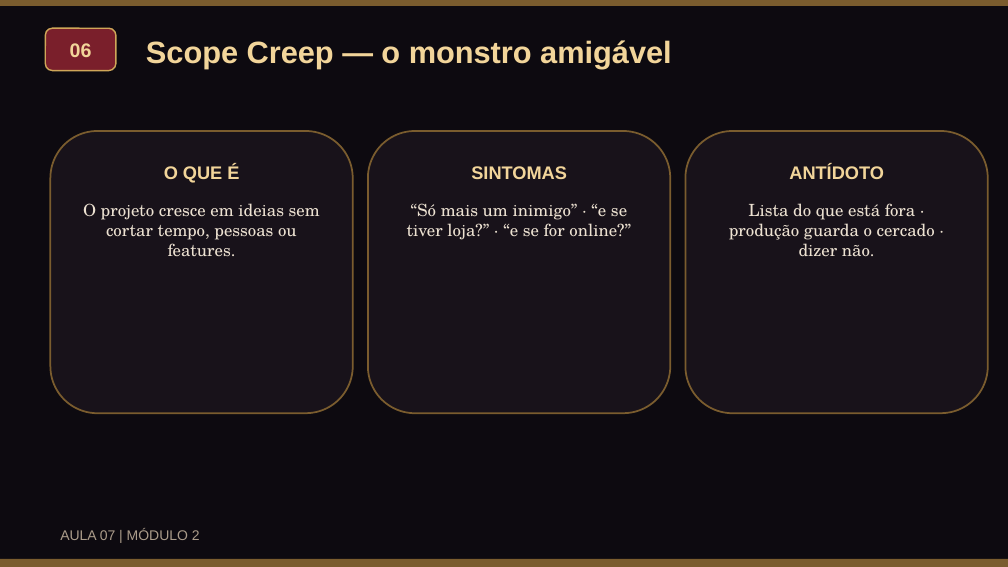
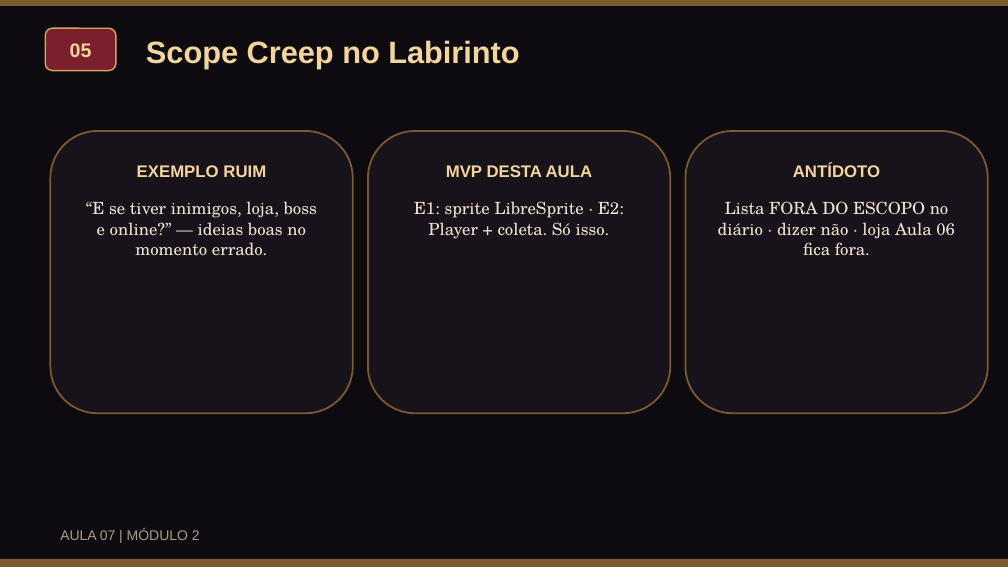
Before and after one commit to VonLuqi/fundamentos-de-jogos-digitais, a slide deck: slide 6 of assets/docs/aulas/aula07_papeis_workflow_slides.pptx (slide 7 before the commit). Drawn at 1008x567 pixels with LibreOffice and Linux fonts; fonts in the diff are those of the drawing. Boxes give left, top, right and bottom in pixels: in the first picture for what was removed or moved away, otherwise in the second. Text is boxed around its words. In the diff, an @@ line names an element or a change of style, - is before the commit and + after.

```diff
--- a/assets/docs/aulas/aula07_papeis_workflow_slides.pptx
+++ b/assets/docs/aulas/aula07_papeis_workflow_slides.pptx
@@ text in rounded rectangle at (70, 43, 92, 57): text changed @@
-06
+05
@@ text at (146, 40, 519, 69): text changed @@
-Scope Creep — o monstro amigável
+Scope Creep no Labirinto
@@ text at (86, 165, 317, 256): text changed @@
-O QUE É
-O projeto cresce em ideias sem cortar tempo, pessoas ou features.
+EXEMPLO RUIM
+“E se tiver inimigos, loja, boss e online?” — ideias boas no momento errado.
@@ text at (414, 165, 624, 239): text changed @@
-SINTOMAS
-“Só mais um inimigo” · “e se tiver loja?” · “e se for online?”
+MVP DESTA AULA
+E1: sprite LibreSprite · E2: Player + coleta. Só isso.
@@ text at (793, 164, 880, 177): size 13 to 12 pt in "ANTÍDOTO" @@
@@ text at (718, 201, 955, 256): text changed @@
-Lista do que está fora · produção guarda o cercado · dizer não.
+Lista FORA DO ESCOPO no diário · dizer não · loja Aula 06 fica fora.
```
Also in this commit, not shown: 6 other slides changed, 10 slides added, 8 slides removed, 43 other files.
